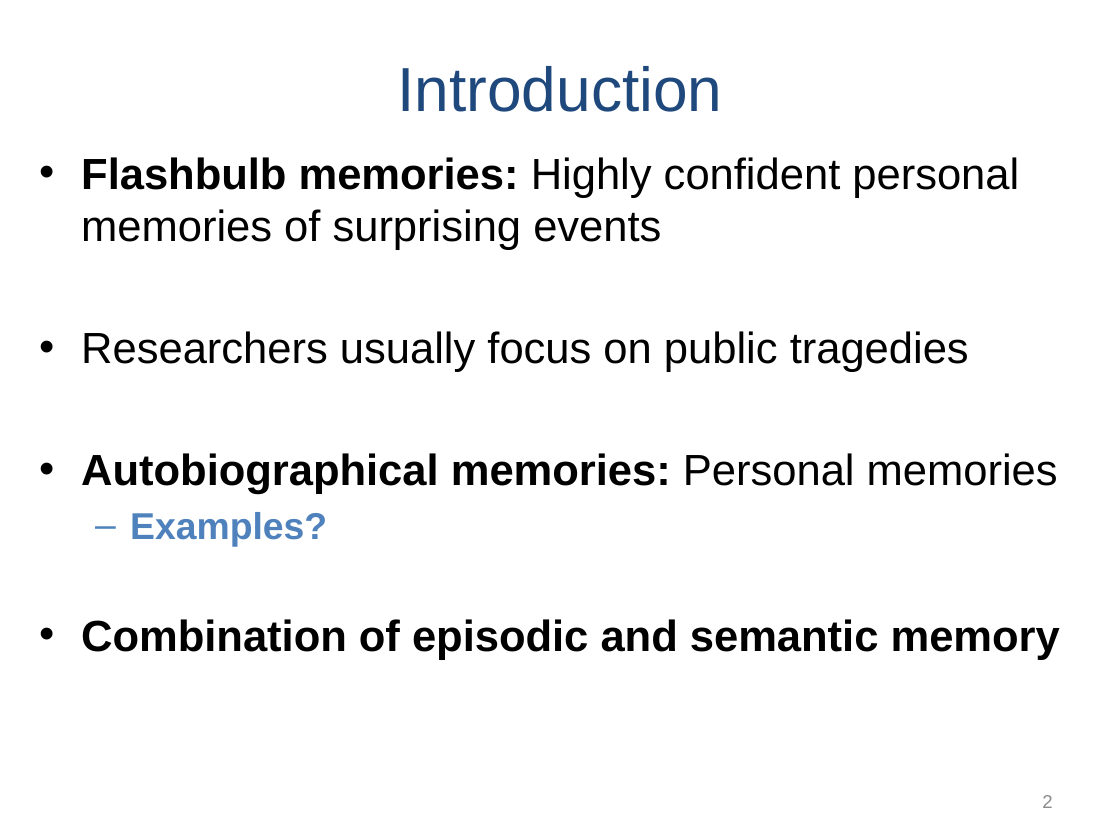
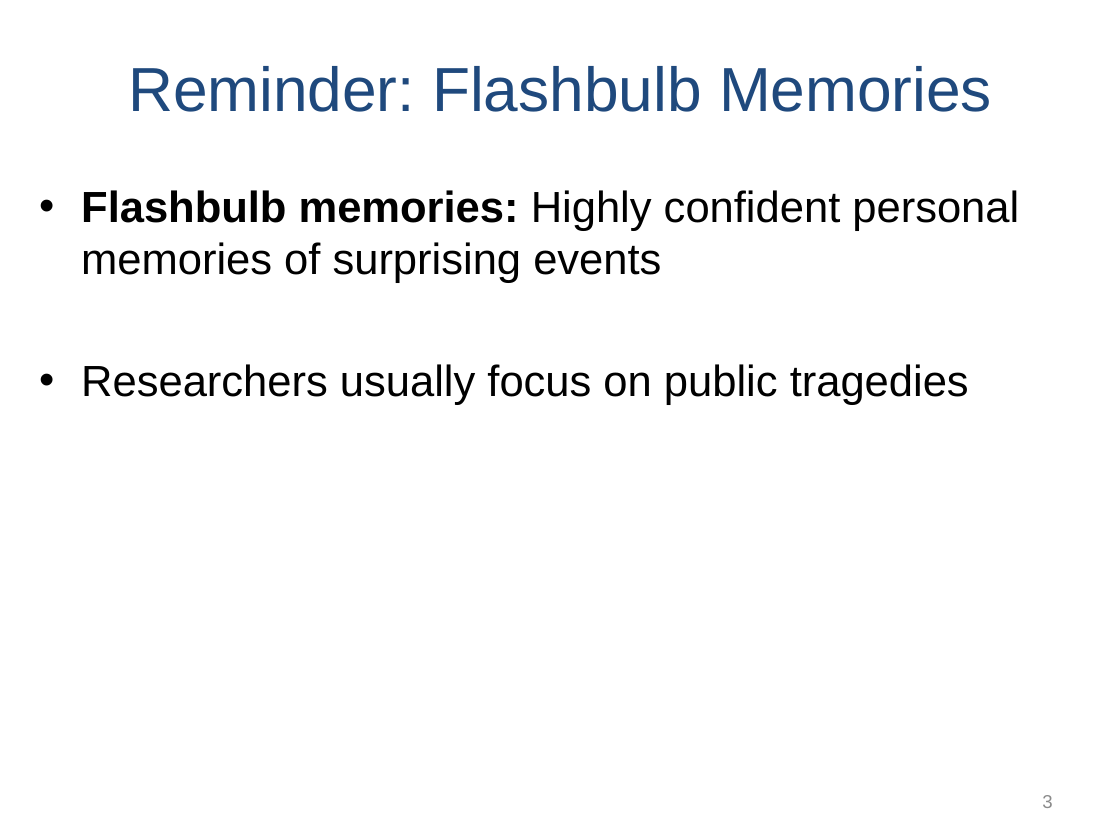
Before and after one commit to npm27/Teaching-Materials, a slide deck: slide 3 of Memory/Slides/Chapter 6.PPTX (slide 2 before the commit). Drawn at 1120x840 pixels with LibreOffice and Linux fonts; fonts in the diff are those of the drawing. Boxes give left, top, right and bottom in pixels: in the first picture for what was removed or moved away, otherwise in the second. Text is boxed around its words. In the diff, an @@ line names an element or a change of style, - is before the commit and + after.

```diff
--- a/Memory/Slides/Chapter 6.PPTX
+++ b/Memory/Slides/Chapter 6.PPTX
@@ title at box(128, 66, 992, 112): text changed @@
-Introduction
+Reminder: Flashbulb Memories
@@ text "Flashbulb memories: Highly confident personal ...": place and size @@
-text "Flashbulb memories: Highly confident personal ..." at box(81, 157, 1060, 660)
+text "Flashbulb memories: Highly confident personal ..." at box(81, 190, 1019, 405)
@@ text at box(81, 453, 1060, 660): paragraphs removed @@
-• Autobiographical memories: Personal memories
-  – Examples?
-• Combination of episodic and semantic memory
@@ page number at box(1042, 795, 1052, 808): text changed @@
-2
+3
```
Also in this commit, not shown: 2 other slides changed, 4 slides added.
